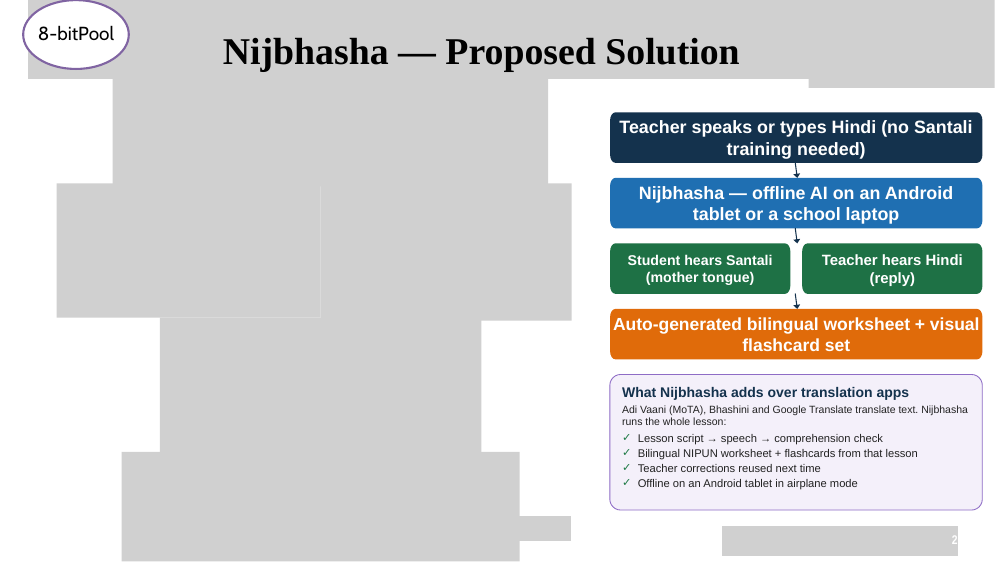
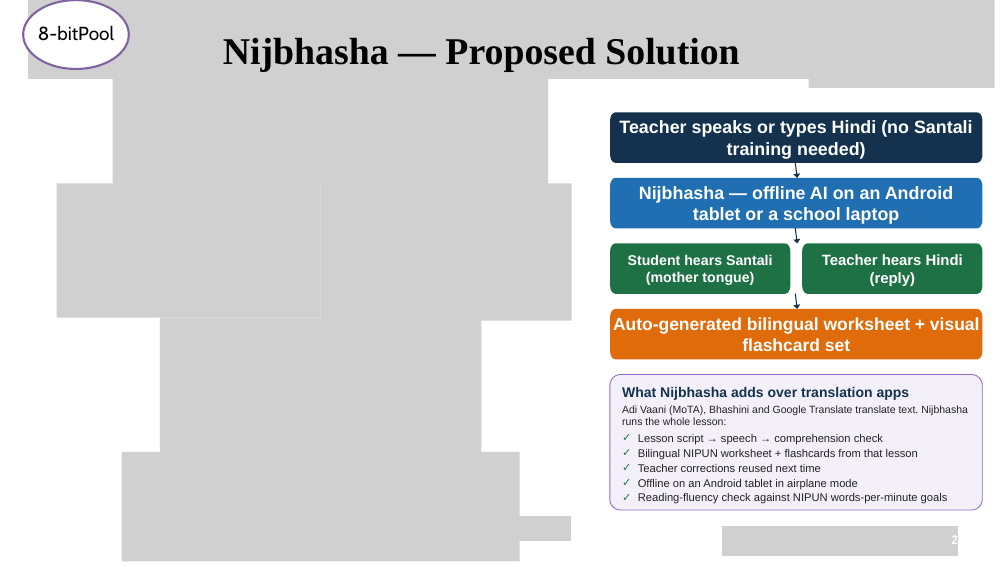
Before and after one commit to barath0512s-rgb/nijbhasha, a slide deck: slide 2 of docs/deck/Nijbhasha_SIH26042_8-bitPool.pptx. Drawn at 1008x567 pixels with LibreOffice and Linux fonts; fonts in the diff are those of the drawing; grey boxes stand for pictures. Boxes give left, top, right and bottom in pixels: in the first picture for what was removed or moved away, otherwise in the second. Text is boxed around its words. In the diff, an @@ line names an element or a change of style, - is before the commit and + after.

```diff
--- a/docs/deck/Nijbhasha_SIH26042_8-bitPool.pptx
+++ b/docs/deck/Nijbhasha_SIH26042_8-bitPool.pptx
@@ text in rounded rectangle at box(638, 493, 948, 504): paragraph added @@
+✓ Reading-fluency check against NIPUN words-per-minute goals
```
Also in this commit, not shown: 2 other slides changed, 2 other files.
